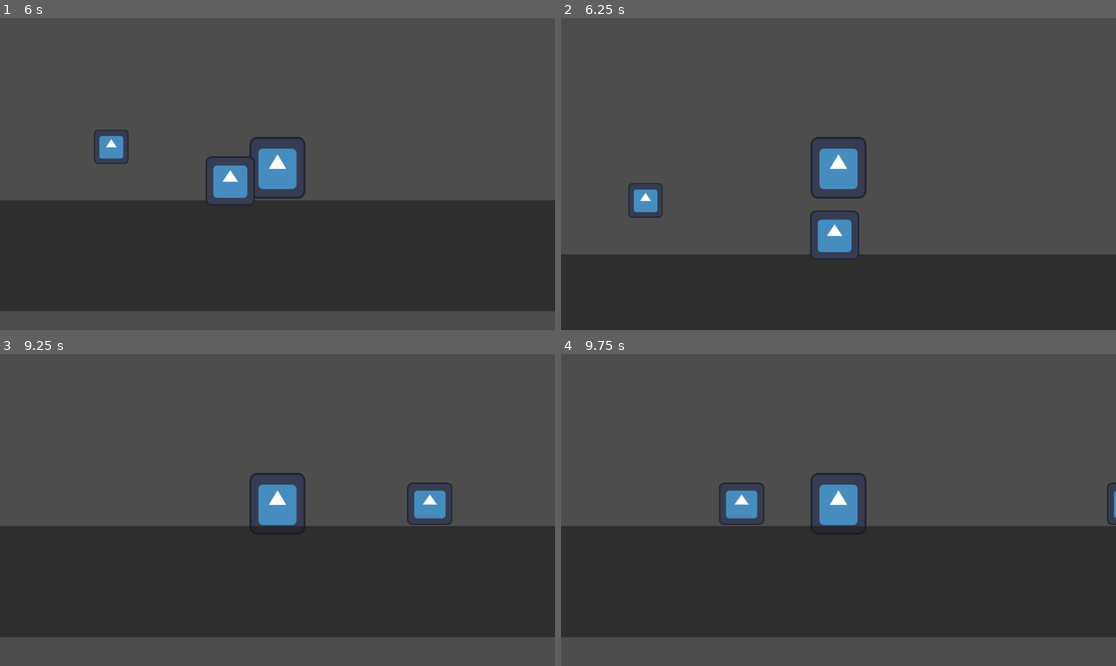
Above: before the commit, frames 1-4 (two rows, left to right).
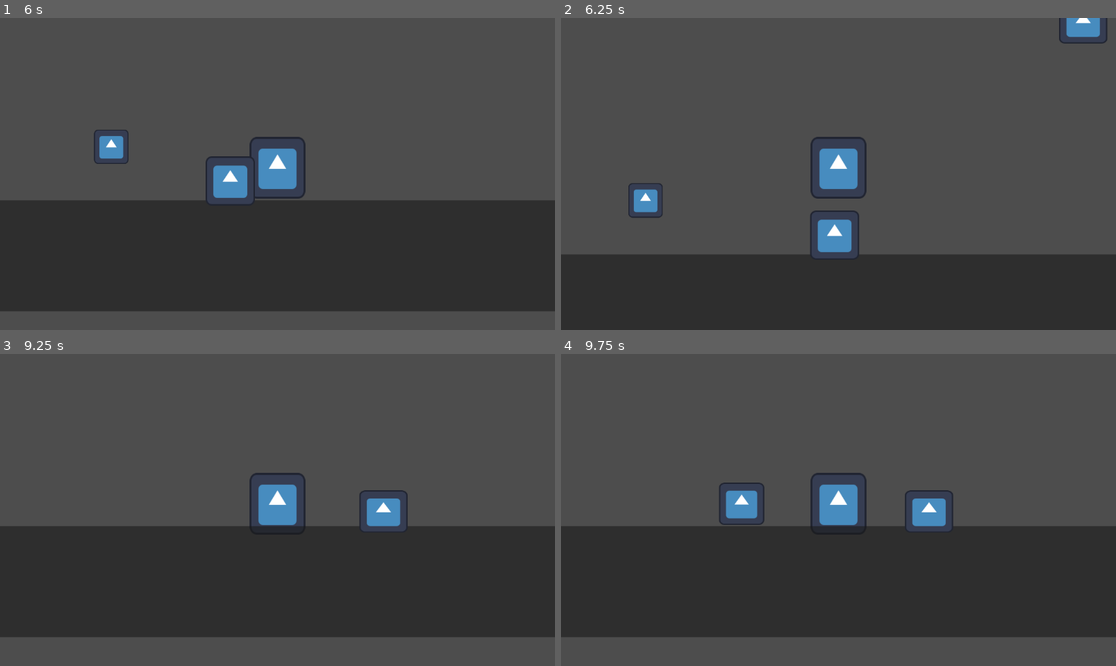
Above: after the commit, the same moments.

Repository: pieberrykinnie/witchs-forest
Game: Godot game, scene res://World.tscn
The game is run twice, just before and just after one commit, with the same random seed, the same clock (stepped at 60 frames per second) and the same inputs. This scene is started directly instead of the project's main scene. The engine's default icon, where the game draws it, is replaced by a stand-in: a white triangle on a blue panel in a dark square.
Inputs:
- Up to frame 1 (6 s): tap Enter (ui_accept) at 0.5, 2.3, 2.85 s; hold Right (ui_right) 0.53-2.03 s; tap S (charge_and_hit) at 0.6, 3.8, 4.35 s; tap A (jump_and_hit) at 0.77, 1.07, 1.52, 1.82, 3.02, 3.05, 3.32, 4.52, 4.82 s; tap D (fireball) at 0.8, 1.35, 4.55, 5.1 s; tap F (summon_ball) at 1.55, 2.1, 5.3, 5.85 s; hold Left (ui_left) 2.03-2.78 s; hold Right (ui_right) 2.78-4.28 s; hold A (jump_and_hit) 3.53-4.28 s; hold Left (ui_left) 4.28-5.03 s; hold Right (ui_right) 5.03-5.78 s; hold Left (ui_left) from 5.78 s (still down)
- Up to frame 2 (6.25 s): keep holding Left (ui_left); tap A (jump_and_hit) at 6.02 s; tap Enter (ui_accept) at 6.05 s
- Up to frame 3 (9.25 s): tap A (jump_and_hit) at 6.32, 7.52, 7.82, 9.02 s; hold A (jump_and_hit) 6.53-7.28 s; tap Enter (ui_accept) at 6.6, 7.25, 8.75 s; release Left (ui_left) at 7.28 s; hold Right (ui_right) from 7.28 s (still down); tap S (charge_and_hit) at 7.35 s; tap D (fireball) at 8.1 s; tap F (summon_ball) at 8.85 s
- Up to frame 4 (9.75 s): tap A (jump_and_hit) at 9.32 s; release Right (ui_right) at 9.53 s; hold Left (ui_left) from 9.53 s (still down); tap Enter (ui_accept) at 9.6 s

Frame 1 is identical in both runs. In frame 2, 0.5% of the frame differs, in the area x 89-99%, y 0-9%; in frame 3, 1.4%, in the area x 64-82%, y 41-57%; in frame 4, 0.9%.
Error before the commit: Invalid access to property or key 'die' on a base object of type 'null instance'. (res://World.gd:14)

Commit message:
Add files via upload
We can add boss to the main world now, when designing boss scene, please make it like a rectangle map with some ground in the air to jump on.

***What need to add later: collision between player vs summon circle, player vs fireball, boss hp, summoned bat to die and remove summoned bat that is dead from the array

Diff:
--- a/Player/Boss_scene.tscn
+++ b/Player/Boss_scene.tscn
@@ -1,6 +1,7 @@
-[gd_scene load_steps=6 format=3 uid="uid://5viysg8vci6f"]
+[gd_scene load_steps=7 format=3 uid="uid://5viysg8vci6f"]
 
 [ext_resource type="PackedScene" uid="uid://b61scngo0hkjj" path="res://boss_1.tscn" id="1_1thd4"]
+[ext_resource type="Script" path="res://Map.gd" id="1_eg3ib"]
 
 [sub_resource type="RectangleShape2D" id="RectangleShape2D_7vc14"]
 size = Vector2(1001, 120)
@@ -18,6 +19,7 @@
 
 [node name="Map" type="StaticBody2D" parent="."]
 position = Vector2(30, 44)
+script = ExtResource("1_eg3ib")
 
 [node name="CollisionShape2D" type="CollisionShape2D" parent="Map"]
 position = Vector2(476, 314)
--- /dev/null
+++ b/Player/Map.gd
@@ -0,0 +1,26 @@
+extends StaticBody2D
+
+#Boss model variables
+var boss_wait_time = 1
+var boss_action_moment = 0
+var boss_random_ability
+
+# Called when the node enters the scene tree for the first time.
+func _ready():
+	pass # Replace with function body.
+
+
+# Called every frame. 'delta' is the elapsed time since the previous frame.
+func _process(delta):
+	####Boss Decision Model####
+	boss_action_moment += delta
+	if boss_action_moment >= boss_wait_time:
+		boss_decision_model(delta)
+		boss_action_moment = 0
+
+
+func boss_decision_model(delta):
+	var rng = RandomNumberGenerator.new()
+	boss_random_ability  = rng.randi_range(0, 6)
+
+	$"Boss 1".decision = $"Boss 1".ABILITY[boss_random_ability]
--- a/Player/World.gd
+++ b/Player/World.gd
@@ -1,21 +1,64 @@
 extends Node2D
 
+#general variables of the world map
+var horizontal_map_border = [-140, 2390]
+
+
 #if we want to have more bats, we have to call each nodes (could use for loop to do so)
+#Bat variables
 var bat_in_tree = [true, true, true]
 var bats = [$Bat, $Bat2, $Bat3]
 
+#Boss model variables
+var boss_wait_time = 1
+var boss_action_moment = 0
+var boss_random_ability
+
+
+
+
 func _process(delta):
+	#Setting boss border
+	#$"Boss 1".special_charge_border = horizontal_map_border
+	$"Boss 1".player_position = $Player.position
+
+	####Bat attacking####
+
+
 	var bats = [$Bat, $Bat2, $Bat3]
 	for i in range(len(bat_in_tree)):
 		if bat_in_tree[i]:
 			if bats[i].detect_player:
 				bats[i].attack($Player.position)
 
-		if bats[i].die:
-			bat_in_tree[i] = false
-			bats[i].destroy()
+			if bats[i].die:
+				bat_in_tree[i] = false
+				bats[i].destroy()
 
 
+	####Boss Decision Model####
+	boss_action_moment += delta
+	if boss_action_moment >= boss_wait_time:
+		boss_decision_model(delta)
+		boss_action_moment = 0
+
+
+
+
+#Switching to boss scene (haven't done anything yet)
 func _on_gate_boss_body_entered(body):
 	#get_tree().change_scene_to_file("res://Boss_scene.tscn")
 	pass
+
+
+
+###########################################################
+			####BOSS DECISION MODEL 1####
+##=====> BLINDLY RANDOM ABILITY
+##########################################################
+
+func boss_decision_model(delta):
+	var rng = RandomNumberGenerator.new()
+	boss_random_ability  = rng.randi_range(0, len($"Boss 1".ABILITY) - 1)
+
+	$"Boss 1".decision = $"Boss 1".ABILITY[boss_random_ability]
--- a/Player/World.tscn
+++ b/Player/World.tscn
@@ -1,9 +1,10 @@
-[gd_scene load_steps=9 format=3 uid="uid://ci26oee24f1nj"]
+[gd_scene load_steps=10 format=3 uid="uid://ci26oee24f1nj"]
 
 [ext_resource type="Script" path="res://World.gd" id="1_d6wgs"]
 [ext_resource type="PackedScene" uid="uid://poiiqfx767ws" path="res://player.tscn" id="1_vajfr"]
 [ext_resource type="PackedScene" uid="uid://ch5cdrttnt2dl" path="res://slime.tscn" id="2_5mn6s"]
 [ext_resource type="PackedScene" uid="uid://b563ksapfq2qu" path="res://bat.tscn" id="3_hvra3"]
+[ext_resource type="PackedScene" uid="uid://b61scngo0hkjj" path="res://boss_1.tscn" id="5_7ndgt"]
 
 [sub_resource type="RectangleShape2D" id="RectangleShape2D_db4ot"]
 size = Vector2(239.5, 683.5)
@@ -79,4 +80,7 @@
 shape = SubResource("RectangleShape2D_si7yq")
 debug_color = Color(0.247059, 0.607843, 0.517647, 0.419608)
 
+[node name="Boss 1" parent="." instance=ExtResource("5_7ndgt")]
+position = Vector2(1492, 258)
+
 [connection signal="body_entered" from="Gate_Boss" to="." method="_on_gate_boss_body_entered"]
--- a/Player/bat.gd
+++ b/Player/bat.gd
@@ -8,7 +8,6 @@
 var die = false
 
 func _physics_process(delta):
-
 
 	move_and_slide()
 
--- a/Player/bat.tscn
+++ b/Player/bat.tscn
@@ -10,7 +10,7 @@
 size = Vector2(46, 51)
 
 [sub_resource type="RectangleShape2D" id="RectangleShape2D_un75x"]
-size = Vector2(44, 43)
+size = Vector2(62, 50)
 
 [node name="Bat" type="CharacterBody2D"]
 position = Vector2(58, 23)
@@ -41,7 +41,7 @@
 collision_mask = 8
 
 [node name="CollisionShape2D" type="CollisionShape2D" parent="BulletDetection"]
-position = Vector2(1, -0.5)
+position = Vector2(0, -2)
 shape = SubResource("RectangleShape2D_un75x")
 debug_color = Color(0.631373, 0.517647, 0.345098, 0.419608)
 
--- a/Player/boss_1.gd
+++ b/Player/boss_1.gd
@@ -1,16 +1,24 @@
 extends CharacterBody2D
 
-
-const SPEED = 300.0
-const JUMP_VELOCITY = -400.0
+#Loading file
 const fireball_path = preload("res://fireball.tscn")
 const summon_ball_path = preload("res://summon_ball.tscn")
 const summon_slime_path = preload("res://slime.tscn")
 const summon_bat_path = preload("res://bat.tscn")
 
+#general constants
+const SPEED = 300.0
+const JUMP_VELOCITY = -400.0
+const ABILITY = ["left", "right", "up", "jump_and_hit", "charge_and_hit", "fireball", "summon_monster"]
+
 #General variables
 var gravity = ProjectSettings.get_setting("physics/2d/default_gravity") # Get the gravity from the project settings to be synced with RigidBody nodes.
 var toward = 1 #1 is the boss moving to the right, -1 is the boss moving to the left
+var decision #what the boss will do
+
+
+#Player Variables
+var player_position
 
 
 #Special jump variables
@@ -35,6 +43,9 @@
 var special_summon = false
 var special_summon_ball
 var special_summon_monster_num = 2 #number of monsters boss can summon
+var special_summon_monster_type
+var special_summon_bat_list = []
+
 #-----------------------------------------------------------------------------
 
 
@@ -47,12 +58,20 @@
 			velocity.y += gravity * delta
 
 		# Handle jump.
-		if Input.is_action_just_pressed("ui_accept") and is_on_floor():
+		if decision == "up" and is_on_floor():
 			velocity.y = JUMP_VELOCITY
 
 		# Get the input direction and handle the movement/deceleration.
 		# As good practice, you should replace UI actions with custom gameplay actions.
-		var direction = Input.get_axis("ui_left", "ui_right")
+		var direction
+
+		# Get direction --> 1 moving left, -1 moving right
+		if decision == "left":
+			direction = 1
+		elif decision == "right":
+			direction = -1
+
+		#Moving horizontally
 		if direction:
 			velocity.x = direction * SPEED
 			if direction > 0:
@@ -63,20 +82,24 @@
 
 
 		#Handle special skills
-		if Input.is_action_pressed("jump_and_hit"):
+		if decision == "jump_and_hit":
 			special_jump = true
 			jump_and_hit(position, false)
-
-		if Input.is_action_just_pressed("charge_and_hit"):
+			decision = ""
+
+		if decision == "charge_and_hit":
 			special_charge = true
-
-		if Input.is_action_just_pressed("fireball"):
+			decision = ""
+
+		if decision == "fireball":
 			special_fireball = true
-
-		if Input.is_action_just_pressed("summon_ball"):
+			decision = ""
+
+		if decision == "summon_monster":
 			special_summon = true
 			special_summon_ball = summon_ball_path.instantiate()
 			summon_circle(special_summon_ball)
+			decision = ""
 
 		move_and_slide()
 
@@ -119,9 +142,15 @@
 		if special_summon_ball.collision:
 			summon_monster(special_summon_ball.position)
 			special_summon = false
+
+	for bat in special_summon_bat_list:
+		bat.attack(player_position)
+
+	###Checking for bat that's dead and remove it from the list###
+
 #----------------------------------------------------------
 
-
+####SPECIAL SKILLS####
 
 #Special Jump and hit the ground
 func jump_and_hit(pos, hit):
@@ -164,15 +193,18 @@
 
 func summon_monster(pos):
 	var rng = RandomNumberGenerator.new()
-	var monster_type = rng.randi_range(1, special_summon_monster_num)
 	var monster
 
-	match monster_type:
+	special_summon_monster_type = rng.randi_range(1, special_summon_monster_num)
+
+	match special_summon_monster_type:
 		1:
 			monster = summon_slime_path.instantiate()
 			monster.toward = toward
 		2:
 			monster = summon_bat_path.instantiate()
+			monster.detect_player = true
+			special_summon_bat_list.append(monster)
 
 	get_parent().add_child(monster)
 	monster.position = pos
--- a/Player/fireball.tscn
+++ b/Player/fireball.tscn
@@ -4,10 +4,10 @@
 [ext_resource type="Texture2D" uid="uid://bpqwhkvjwiv23" path="res://icon.svg" id="2_565vs"]
 
 [sub_resource type="RectangleShape2D" id="RectangleShape2D_2v2sy"]
-size = Vector2(56, 53)
+size = Vector2(63, 53.5)
 
 [sub_resource type="RectangleShape2D" id="RectangleShape2D_gattg"]
-size = Vector2(49, 44)
+size = Vector2(63, 56)
 
 [node name="CharacterBody2D" type="CharacterBody2D"]
 position = Vector2(132, 92)
@@ -16,7 +16,7 @@
 script = ExtResource("1_3apt5")
 
 [node name="CollisionShape2D" type="CollisionShape2D" parent="."]
-position = Vector2(0, 1)
+position = Vector2(0.5, 1.25)
 shape = SubResource("RectangleShape2D_2v2sy")
 
 [node name="Sprite2D" type="Sprite2D" parent="."]
@@ -28,7 +28,7 @@
 collision_mask = 5
 
 [node name="CollisionShape2D" type="CollisionShape2D" parent="Collision Happens"]
-position = Vector2(0.5, 0)
+position = Vector2(0.5, -5)
 shape = SubResource("RectangleShape2D_gattg")
 debug_color = Color(0.882353, 0.270588, 0.513726, 0.419608)
 
--- a/Player/summon_ball.tscn
+++ b/Player/summon_ball.tscn
@@ -42,12 +42,12 @@
 collision_mask = 5
 
 [node name="CollisionShape2D" type="CollisionShape2D" parent="Get_Collision_Position"]
-position = Vector2(-40, -8)
+position = Vector2(-45, -13)
 shape = SubResource("RectangleShape2D_iafiw")
 debug_color = Color(0.262745, 0.623529, 0.352941, 0.419608)
 
 [node name="CollisionShape2D2" type="CollisionShape2D" parent="Get_Collision_Position"]
-position = Vector2(41, -7)
+position = Vector2(50, -14)
 shape = SubResource("RectangleShape2D_4dk17")
 debug_color = Color(0.286275, 0.619608, 0.337255, 0.419608)
 
